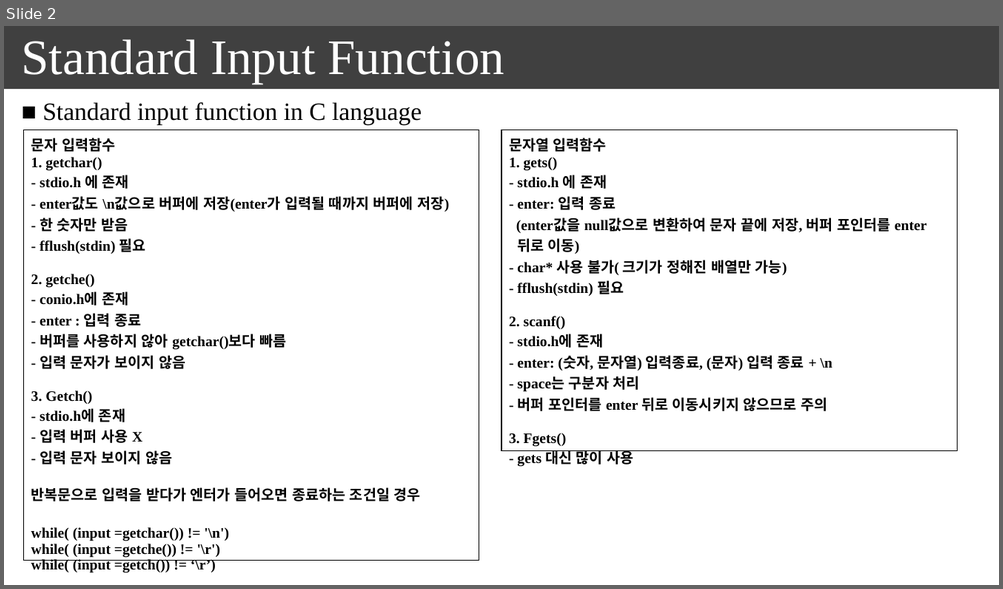
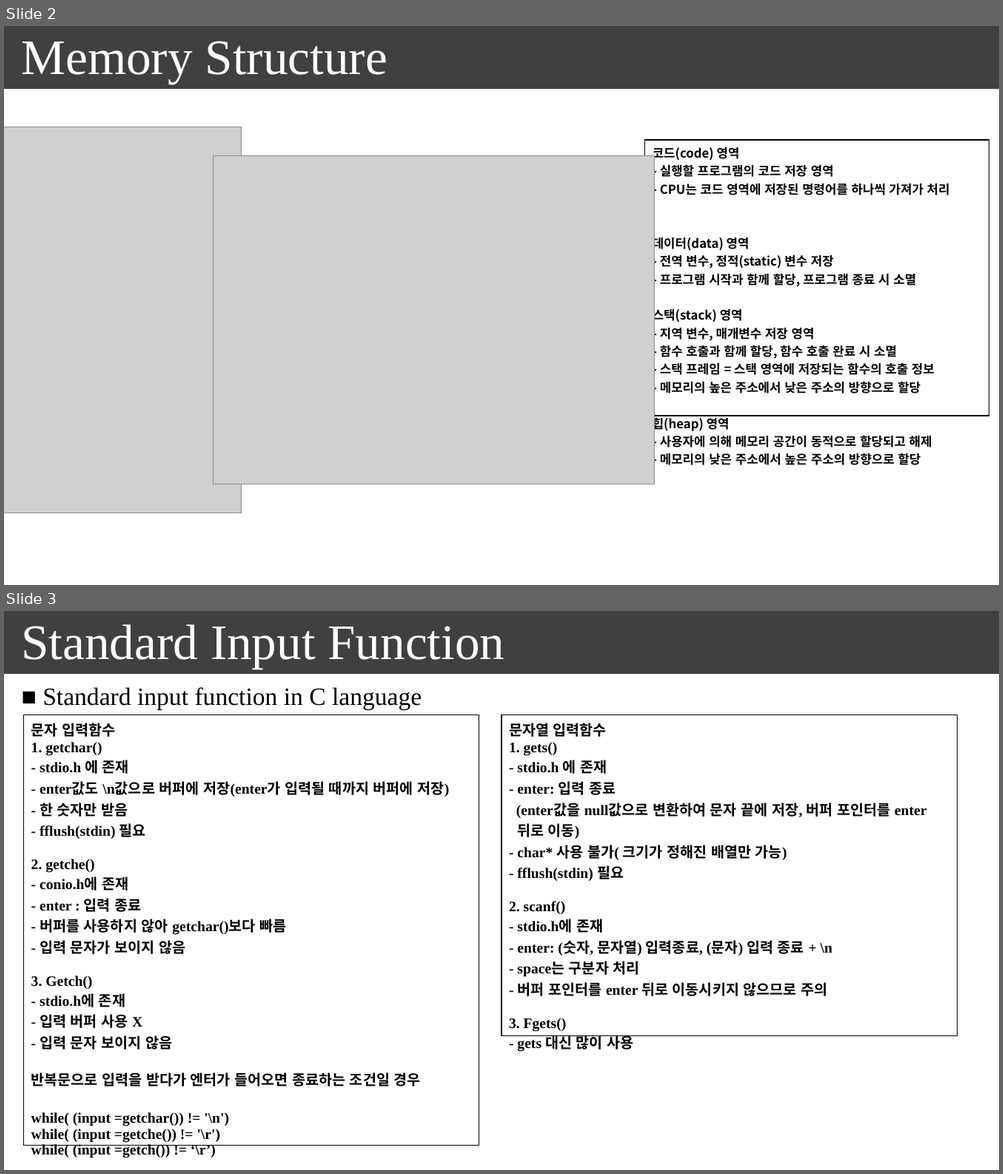
Before and after one commit to seonghokim/Study, a slide deck: everything in c.pptx. Shown one above the other, each under a label of ours: slide 2 before the commit, slides 2 and 3 after it. The pictures are 1003x589 and 1003x1174 pixels, drawn with LibreOffice and Linux fonts; fonts in the diff are those of the drawing; grey boxes stand for pictures. Boxes give left, top, right and bottom in pixels: in the first picture for what was removed or moved away, otherwise in the second. Text is boxed around its words. In the diff, an @@ line names an element or a change of style, - is before the commit and + after.

```diff
--- a/everything in c.pptx
+++ b/everything in c.pptx
@@ slide 2 added at (4, 26, 999, 585), background #FFFFFF; not listed: 1 template element that a slide beside it also shows @@
@@ text added at (22, 41, 387, 84), 48 pt, text #FFFFFF @@
+Memory Structure
@@ picture added at (4, 127, 242, 513) @@
@@ picture added at (213, 156, 654, 484) @@
@@ table added at (645, 140, 989, 469), 1 rows, 1 columns @@
+코드(code) 영역 / - 실행할 프로그램의 코드 저장 영역 / - CPU는 코드 영역에 저장된 명령어를 하나씩 가져가 처리 / 데이터(data) 영역 / - 전역 변수, 정적(static) 변수 저장 / - 프로그램 시작과 함께 할당, 프로그램 종료 시 소멸 / 스택(stack) 영역 / - 지역 변수, 매개변수 저장 영역 / - 함수 호출과 함께 할당, 함수 호출 완료 시 소멸 / - 스택 프레임 = 스택 영역에 저장되는 함수의 호출 정보 / - 메모리의 높은 주소에서 낮은 주소의 방향으로 할당 / 힙(heap) 영역 / - 사용자에 의해 메모리 공간이 동적으로 할당되고 해제 / - 메모리의 낮은 주소에서 높은 주소의 방향으로 할당
@@ what was slide 2 is now slide 3 @@
```
Also in this commit, not shown: 1 slide changed, 7 other slides added.
